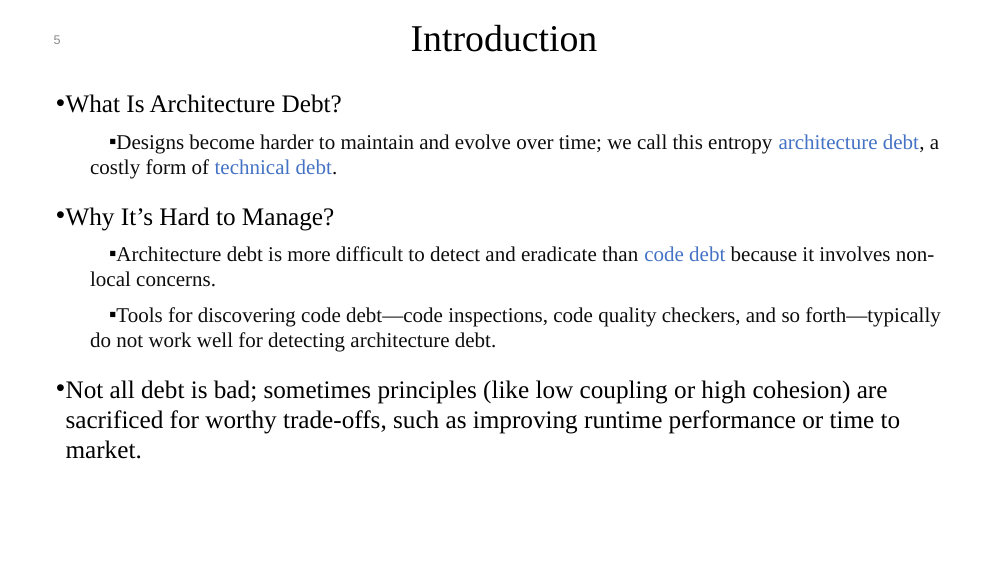
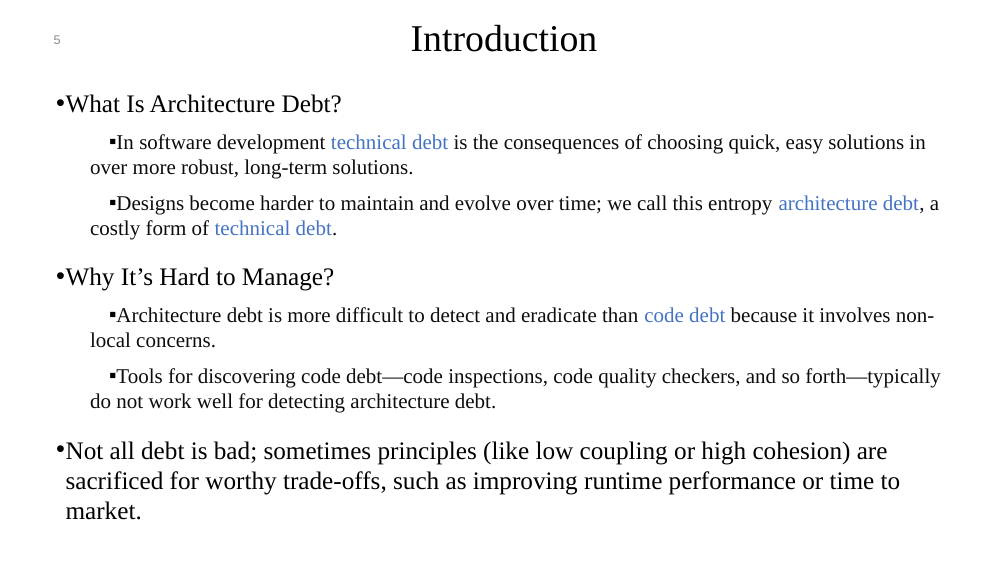
Before and after one commit to mohamad-khorsandi/slides-of-software-architecture-in-practice-4th-ed, a slide deck: slide 5 of chapter 23.pptx. Drawn at 1008x567 pixels with LibreOffice and Linux fonts; fonts in the diff are those of the drawing; background and template pictures are left out. Boxes give left, top, right and bottom in pixels: in the first picture for what was removed or moved away, otherwise in the second. Text is boxed around its words. In the diff, an @@ line names an element or a change of style, - is before the commit and + after.

```diff
--- a/chapter 23.pptx
+++ b/chapter 23.pptx
@@ text at bbox=[90, 134, 925, 179]: paragraph added @@
+  ▪ In software development technical debt is the consequences of choosing quick, easy solutions in over more robust, long-term solutions.
```
Also in this commit, not shown: 1 slide added, 10 other files.
